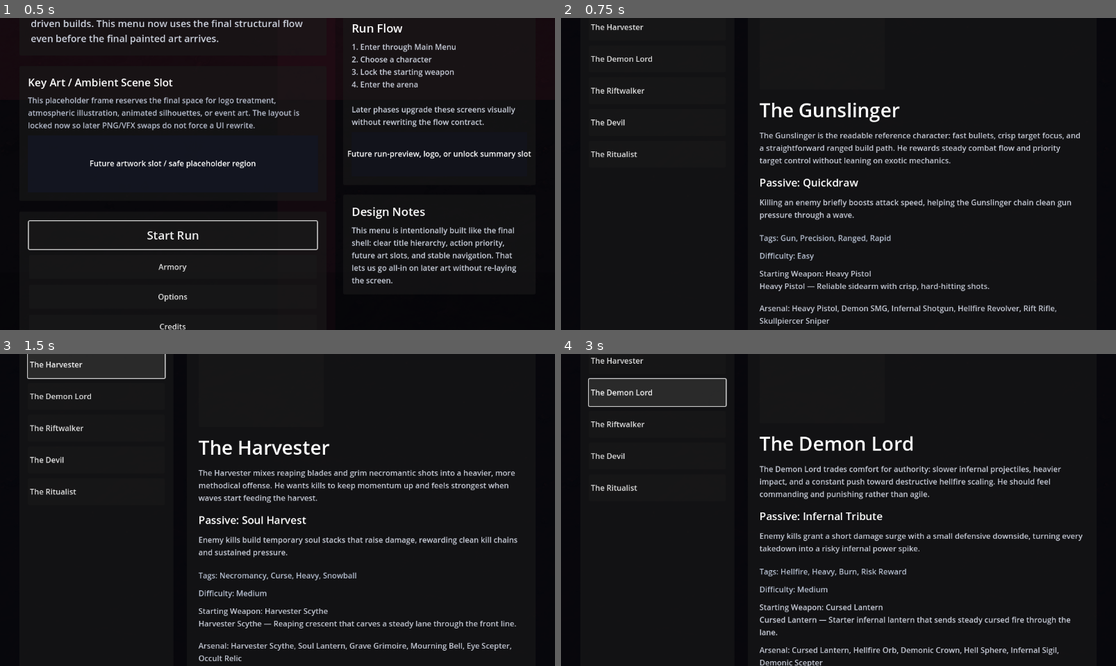
Above: before the commit, frames 1-4 (two rows, left to right).
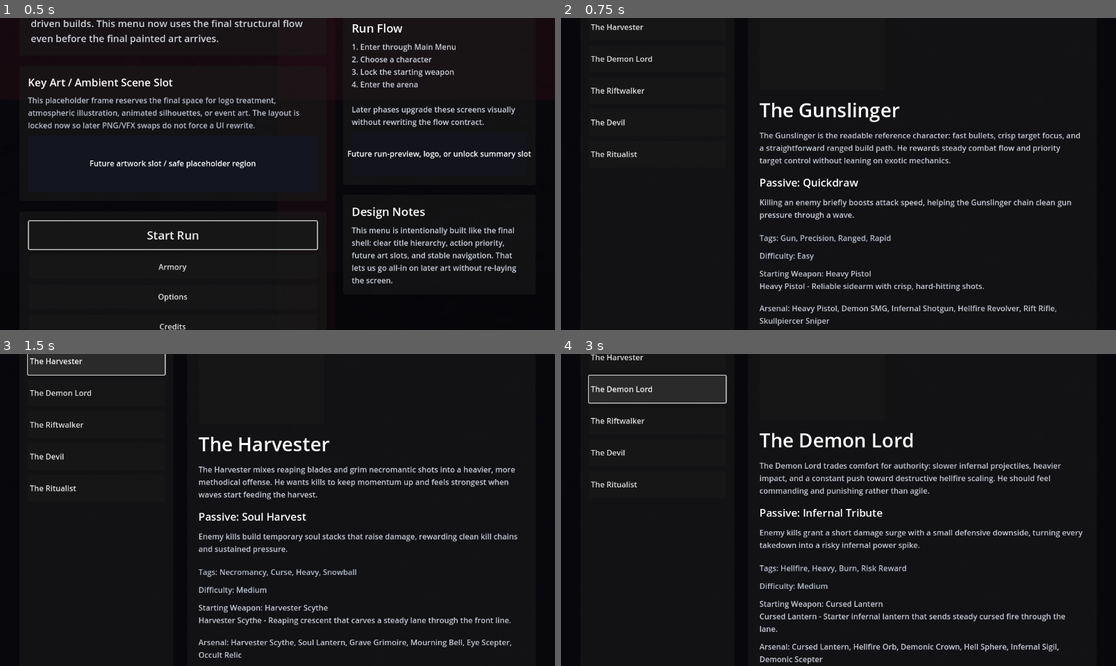
Above: after the commit, the same moments.

Repository: KevinRabbe/bullet-hell-roughe-lite
Game: Godot game, scene res://scenes/ui/MainMenu.tscn
Same seed, same stepped clock (60 frames per second), same inputs: the game is played once before the commit and once after it.
Inputs:
- Up to frame 1 (0.5 s): no input
- Up to frame 2 (0.75 s): click "Start Run" at 0.5 s
- Up to frame 3 (1.5 s): click "The Harvester" at 1.25 s
- Up to frame 4 (3 s): click "The Harvester" at 2 s; click "The Demon Lord" at 2.75 s

Frame 1 is identical in both runs. In frame 2, 0.4% of the frame differs, in the area x 44-78%, y 85-88%; in frame 3, 8.1%; in frame 4, 8.8%, in the area x 4-94%, y 0-100%.

Commit message:
Add character presentation schema baseline

Diff:
--- a/data/characters/demon_lord.json
+++ b/data/characters/demon_lord.json
@@ -60,11 +60,17 @@
   ],
   "presentation": {
     "headline": "Infernal ruler with heavy hellfire shots and dangerous power spikes.",
+    "fantasy_hook": "Slow, forceful infernal casting that turns every kill into a more volatile hellfire surge.",
     "identity_summary": "The Demon Lord trades comfort for authority: slower infernal projectiles, heavier impact, and a constant push toward destructive hellfire scaling. He should feel commanding and punishing rather than agile.",
     "passive_name": "Infernal Tribute",
     "passive_summary": "Enemy kills grant a short damage surge with a small defensive downside, turning every takedown into a risky infernal power spike.",
     "playstyle_tags": ["hellfire", "heavy", "burn", "risk_reward"],
-    "difficulty": "medium"
+    "difficulty": "medium",
+    "starter_weapon_label": "Opening Relic",
+    "arsenal_label": "Infernal Arsenal",
+    "arsenal_preview": ["Cursed Lantern", "Hellfire Orb", "Demonic Crown", "Hell Sphere", "Infernal Sigil", "Demonic Scepter"],
+    "strengths": ["Heavy destructive projectiles", "Strong burn identity", "Kill spikes reward aggressive control"],
+    "tradeoffs": ["Less agile than fast weapon families", "Power comes with short defensive exposure"]
   },
   "portal_event_biases": {
     "enemy_flood_20s": 1.35,
--- a/data/characters/devil.json
+++ b/data/characters/devil.json
@@ -77,11 +77,17 @@
   ],
   "presentation": {
     "headline": "Aggressive pact fighter who converts kills into dangerous burst tempo.",
+    "fantasy_hook": "Fast cursed blades and reckless tempo make the Devil feel sharp, risky, and always one bad trade from trouble.",
     "identity_summary": "The Devil is all about cursed aggression: fast thrown blades, close-range pressure, and short windows where trading safety for offense pays off. He should feel reckless, sharp, and rewarding when you stay on top of the fight.",
     "passive_name": "Devil's Bargain",
     "passive_summary": "Enemy kills trigger a short offensive burst that increases damage and attack speed while shaving off a little armor.",
     "playstyle_tags": ["thrown", "aggressive", "curse", "risk_reward"],
-    "difficulty": "hard"
+    "difficulty": "hard",
+    "starter_weapon_label": "Opening Fang",
+    "arsenal_label": "Devil Arsenal",
+    "arsenal_preview": ["Devil Fang", "Sin Shuriken", "Blood Chakram", "Hell Claw", "Chain Crescent", "Pact Blade"],
+    "strengths": ["Explosive kill-tempo windows", "Fast aggressive pressure", "Strong cursed melee-thrown identity"],
+    "tradeoffs": ["Short defensive margin", "Rewards committing harder than safer builds"]
   },
   "passive_tags": ["unbreakable_pact", "low_direct_damage", "devils_bargain"]
 }
--- a/data/characters/harvester.json
+++ b/data/characters/harvester.json
@@ -41,11 +41,17 @@
   ],
   "presentation": {
     "headline": "Reaper-style caster who snowballs through kills and soul pressure.",
+    "fantasy_hook": "Heavier necromantic pressure that grows stronger the more the wave feeds the harvest.",
     "identity_summary": "The Harvester mixes reaping blades and grim necromantic shots into a heavier, more methodical offense. He wants kills to keep momentum up and feels strongest when waves start feeding the harvest.",
     "passive_name": "Soul Harvest",
     "passive_summary": "Enemy kills build temporary soul stacks that raise damage, rewarding clean kill chains and sustained pressure.",
     "playstyle_tags": ["necromancy", "curse", "heavy", "snowball"],
-    "difficulty": "medium"
+    "difficulty": "medium",
+    "starter_weapon_label": "Opening Harvest Tool",
+    "arsenal_label": "Harvest Arsenal",
+    "arsenal_preview": ["Harvester Scythe", "Soul Lantern", "Grave Grimoire", "Mourning Bell", "Eye Scepter", "Occult Relic"],
+    "strengths": ["Snowballs through kill chains", "Heavy occult pressure", "Strong identity for slower methodical play"],
+    "tradeoffs": ["Starts weaker than pure tempo builds", "Less immediate burst than fast ranged characters"]
   },
   "portal_event_biases": {
     "enemy_flood_20s": 1.45,
--- a/data/characters/riftwalker.json
+++ b/data/characters/riftwalker.json
@@ -47,11 +47,17 @@
   ],
   "presentation": {
     "headline": "Dimensional skirmisher who converts kills into phase momentum.",
+    "fantasy_hook": "Void movement and unstable spacing make the Riftwalker feel slippery without turning him into pure chaos yet.",
     "identity_summary": "The Riftwalker bends ranged combat around void movement, unstable spacing, and portal-flavored tempo. He stays readable now, but already hints at future higher-risk dimension play.",
     "passive_name": "Phase Echo",
     "passive_summary": "Enemy kills grant a brief burst of movement speed and phase tempo, helping the Riftwalker reposition and keep pressure alive.",
     "playstyle_tags": ["portal", "mobility", "precision", "dimensional"],
-    "difficulty": "medium"
+    "difficulty": "medium",
+    "starter_weapon_label": "Opening Sidearm",
+    "arsenal_label": "Rift Arsenal",
+    "arsenal_preview": ["Void Revolver", "Rift Bow", "Rift Cannon", "Void Rifle", "Rift Artifact", "Rift Staff"],
+    "strengths": ["Strong repositioning tempo", "Readable dimensional identity", "Blends precision with mobility"],
+    "tradeoffs": ["Less raw stopping power than heavier archetypes", "Portal fantasy is still only partially realized"]
   },
   "portal_event_biases": {
     "double_elite": 1.25,
--- a/data/characters/ritualist.json
+++ b/data/characters/ritualist.json
@@ -36,11 +36,17 @@
   ],
   "presentation": {
     "headline": "Occult ritual master who builds pressure through rites, sigils, and cursed ceremony.",
+    "fantasy_hook": "Preparation, symbols, and blood-fed pacing make the Ritualist feel deliberate instead of merely dark.",
     "identity_summary": "The Ritualist leans into preparation, symbols, and controlled magical pressure instead of pure speed. Even before deeper ritual systems arrive, the character should read as an occult specialist rather than a generic dark caster.",
     "passive_name": "Blood Rite",
     "passive_summary": "Enemy kills build a ritual damage buff that supports steady ceremonial pressure and sets up later mark-and-pulse mechanics.",
     "playstyle_tags": ["ritual", "blood", "curse", "ceremony"],
-    "difficulty": "hard"
+    "difficulty": "hard",
+    "starter_weapon_label": "Opening Rite",
+    "arsenal_label": "Ritual Arsenal",
+    "arsenal_preview": ["Blood Needle", "Ritual Candles", "Cursed Bell", "Ash Censer", "Hex Totem", "Grand Sigil"],
+    "strengths": ["Strong ceremonial identity", "Steady occult pressure", "Future ritual systems have clear space to grow"],
+    "tradeoffs": ["Less immediate burst than direct tempo builds", "Preparation-heavy pacing asks for cleaner setup"]
   },
   "passive_tags": ["ritual_master", "blood_rite"]
 }
--- a/scripts/game/character_selection_runtime.gd
+++ b/scripts/game/character_selection_runtime.gd
@@ -141,24 +141,42 @@
 static func _build_character_presentation(character_data: Dictionary) -> Dictionary:
 	var result := {
 		"headline": "",
+		"fantasy_hook": "",
 		"identity_summary": "",
 		"passive_name": "",
 		"passive_summary": "",
 		"playstyle_tags": [],
-		"difficulty": "medium"
+		"difficulty": "medium",
+		"starter_weapon_label": "Starting Weapon",
+		"arsenal_label": "Arsenal",
+		"arsenal_preview": [],
+		"strengths": [],
+		"tradeoffs": []
 	}
 	var presentation_variant: Variant = character_data.get("presentation", {})
 	if not (presentation_variant is Dictionary):
 		return result
 	var presentation: Dictionary = presentation_variant
 	result["headline"] = str(presentation.get("headline", ""))
+	result["fantasy_hook"] = str(presentation.get("fantasy_hook", ""))
 	result["identity_summary"] = str(presentation.get("identity_summary", ""))
 	result["passive_name"] = str(presentation.get("passive_name", ""))
 	result["passive_summary"] = str(presentation.get("passive_summary", ""))
 	result["difficulty"] = str(presentation.get("difficulty", "medium"))
+	result["starter_weapon_label"] = str(presentation.get("starter_weapon_label", "Starting Weapon"))
+	result["arsenal_label"] = str(presentation.get("arsenal_label", "Arsenal"))
 	var playstyle_tags_variant: Variant = presentation.get("playstyle_tags", [])
 	if playstyle_tags_variant is Array:
 		result["playstyle_tags"] = playstyle_tags_variant
+	var arsenal_preview_variant: Variant = presentation.get("arsenal_preview", [])
+	if arsenal_preview_variant is Array:
+		result["arsenal_preview"] = arsenal_preview_variant
+	var strengths_variant: Variant = presentation.get("strengths", [])
+	if strengths_variant is Array:
+		result["strengths"] = strengths_variant
+	var tradeoffs_variant: Variant = presentation.get("tradeoffs", [])
+	if tradeoffs_variant is Array:
+		result["tradeoffs"] = tradeoffs_variant
 	return result
 
 static func _build_character_detail(data_registry: Node, character_id: String) -> Dictionary:
@@ -179,15 +197,16 @@
 	if not (character_variant is Dictionary):
 		return detail
 	var character_data: Dictionary = character_variant
+	var presentation := _build_character_presentation(character_data)
 	detail["visual_path"] = str(character_data.get("visual_path", ""))
 	detail["visual_scale"] = float(character_data.get("visual_scale", 1.0))
 	detail["family_label"] = _humanize_family_id(str(character_data.get("preferred_weapon_family", "")))
 	detail["starter_weapon_names"] = _resolve_weapon_names(data_registry, character_data.get("starting_weapon_ids", []))
-	detail["arsenal_names"] = _resolve_weapon_names(data_registry, character_data.get("family_weapon_ids", []))
+	detail["arsenal_names"] = _resolve_arsenal_names(data_registry, character_data, presentation)
 	detail["starter_weapon_summary"] = _build_starter_weapon_summary(data_registry, character_data.get("starting_weapon_ids", []))
 	detail["passive_tags"] = _normalize_string_array(character_data.get("passive_tags", []))
-	detail["strengths"] = _build_character_strengths(character_data)
-	detail["tradeoffs"] = _build_character_tradeoffs(character_data)
+	detail["strengths"] = _resolve_strengths(character_data, presentation)
+	detail["tradeoffs"] = _resolve_tradeoffs(character_data, presentation)
 	return detail
 
 static func _resolve_weapon_names(data_registry: Node, weapon_ids_variant: Variant) -> Array[String]:
@@ -219,7 +238,7 @@
 		return weapon_description
 	if weapon_description == "":
 		return weapon_name
-	return "%s — %s" % [weapon_name, weapon_description]
+	return "%s - %s" % [weapon_name, weapon_description]
 
 static func _resolve_weapon_name(data_registry: Node, weapon_id: String) -> String:
 	if data_registry == null or not data_registry.has_method("get_weapon"):
@@ -262,6 +281,24 @@
 		if value != "":
 			normalized.append(value)
 	return normalized
+
+static func _resolve_arsenal_names(data_registry: Node, character_data: Dictionary, presentation: Dictionary) -> Array[String]:
+	var arsenal_preview := _normalize_string_array(presentation.get("arsenal_preview", []))
+	if not arsenal_preview.is_empty():
+		return arsenal_preview
+	return _resolve_weapon_names(data_registry, character_data.get("family_weapon_ids", []))
+
+static func _resolve_strengths(character_data: Dictionary, presentation: Dictionary) -> Array[String]:
+	var configured_strengths := _normalize_string_array(presentation.get("strengths", []))
+	if not configured_strengths.is_empty():
+		return configured_strengths
+	return _build_character_strengths(character_data)
+
+static func _resolve_tradeoffs(character_data: Dictionary, presentation: Dictionary) -> Array[String]:
+	var configured_tradeoffs := _normalize_string_array(presentation.get("tradeoffs", []))
+	if not configured_tradeoffs.is_empty():
+		return configured_tradeoffs
+	return _build_character_tradeoffs(character_data)
 
 static func _build_character_strengths(character_data: Dictionary) -> Array[String]:
 	var strengths: Array[String] = []
